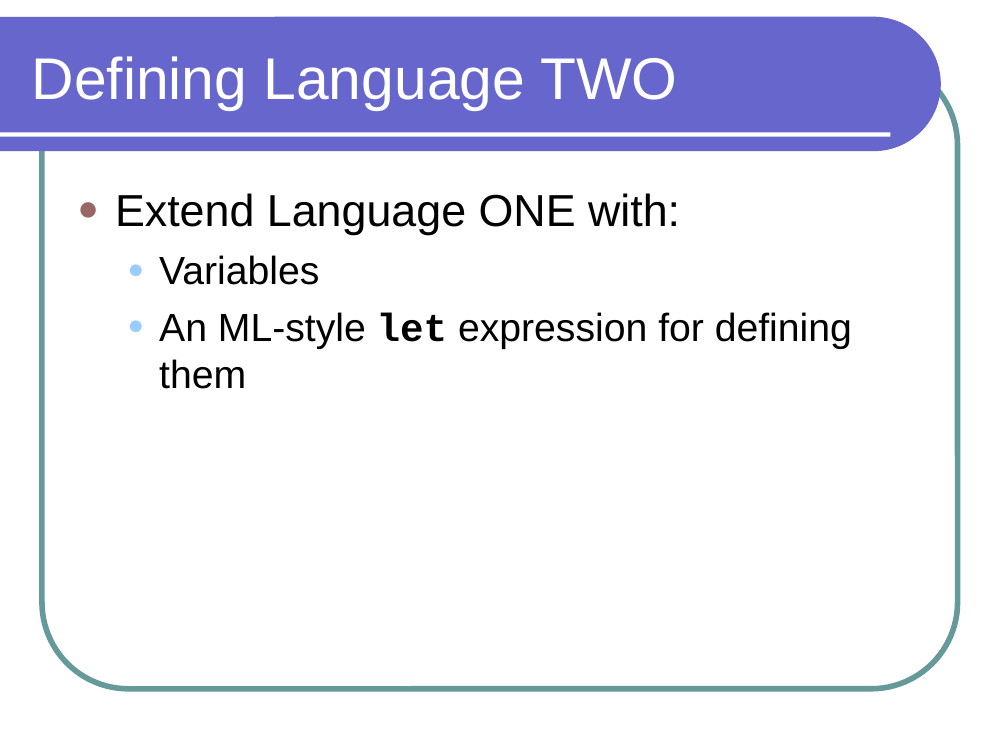
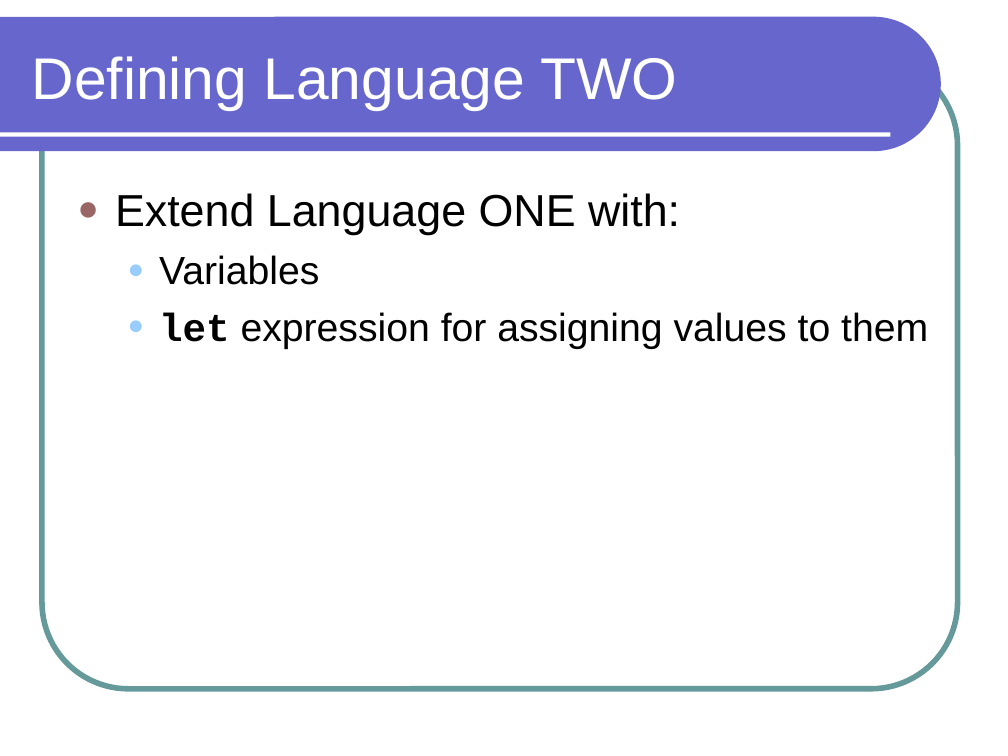
Before and after one commit to lutzhamel/CSC301, a slide deck: slide 1 of notes/csc301-ln025.ppt. Drawn at 1008x756 pixels with LibreOffice and Linux fonts; fonts in the diff are those of the drawing. Boxes give left, top, right and bottom in pixels: in the first picture for what was removed or moved away, otherwise in the second. Text is boxed around its words. In the diff, an @@ line names an element or a change of style, - is before the commit and + after.

```diff
--- a/notes/csc301-ln025.ppt
+++ b/notes/csc301-ln025.ppt
@@ text at bbox=[159, 312, 928, 349]: text changed @@
-  ● An ML-style let expression for defining them
+  ● let expression for assigning values to them
```
Also in this commit, not shown: 1 other slide changed, 1 slide added, 3 other files.
